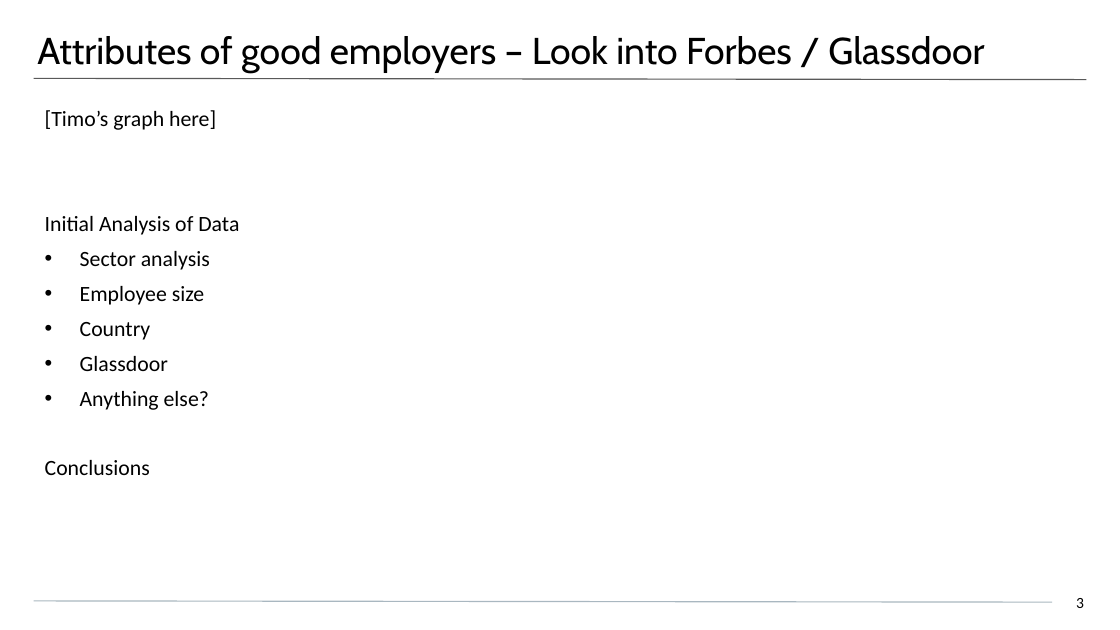
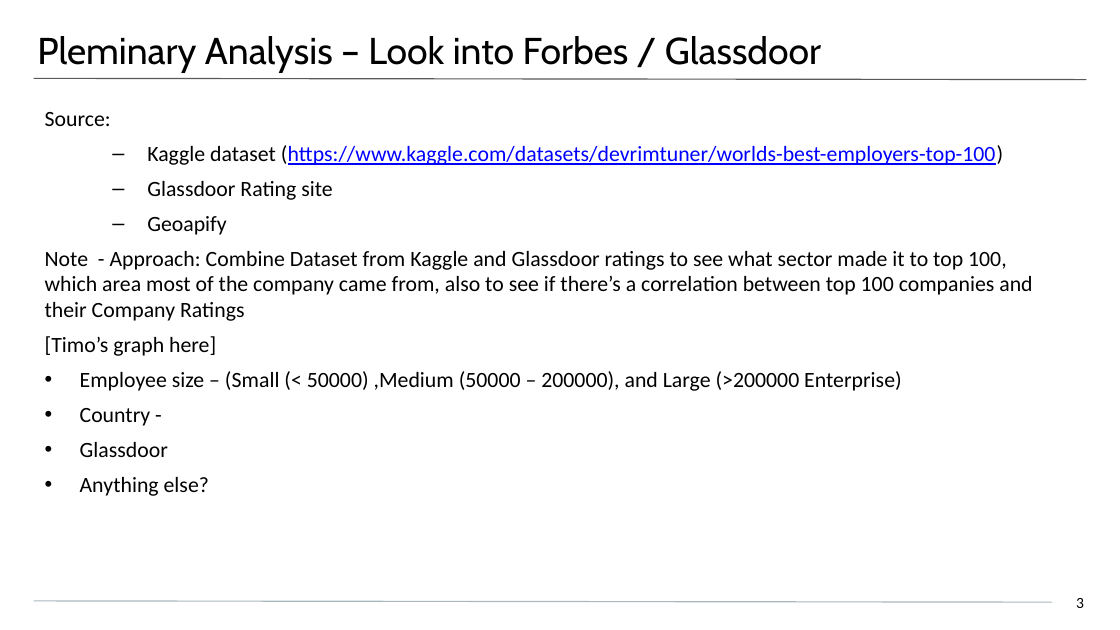
Before and after one commit to timonx11/Project-1-Demonstrasion-Group6, a slide deck: slide 3 of Presentation3.pptx. Drawn at 1120x630 pixels with LibreOffice and Linux fonts; fonts in the diff are those of the drawing. Boxes give left, top, right and bottom in pixels: in the first picture for what was removed or moved away, otherwise in the second. Text is boxed around its words. In the diff, an @@ line names an element or a change of style, - is before the commit and + after.

```diff
--- a/Presentation3.pptx
+++ b/Presentation3.pptx
@@ title at (37, 36, 821, 73): text changed @@
-Attributes of good employers – Look into Forbes / Glassdoor
+Pleminary Analysis – Look into Forbes / Glassdoor
@@ text at (45, 112, 1032, 321): paragraphs added @@
+Source:
+      – Kaggle dataset (https://www.kaggle.com/datasets/devrimtuner/worlds-best-employers-top-100)
+      – Glassdoor Rating site
+      – Geoapify
+Note - Approach: Combine Dataset from Kaggle and Glassdoor ratings to see what sector made it to top 100, which area most of the company came from, also to see if there’s a correlation between top 100 companies and their Company Ratings
@@ text at (80, 371, 901, 426): text changed @@
-Initial Analysis of Data
-• Sector analysis
-• Employee size
-• Country
+• Employee size – (Small (< 50000) ,Medium (50000 – 200000), and Large (>200000 Enterprise)
+• Country -
@@ text at (45, 460, 150, 475): paragraph removed @@
-Conclusions
```
Also in this commit, not shown: 8 slides added, 8 other files.
